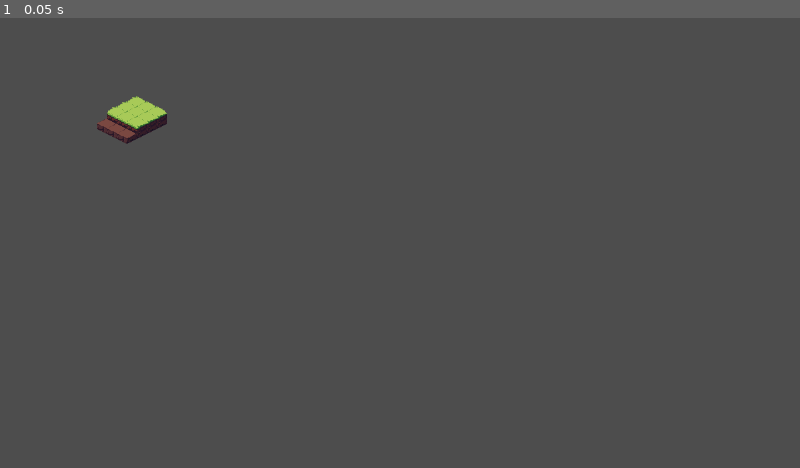
Above: before the commit, frame 1.
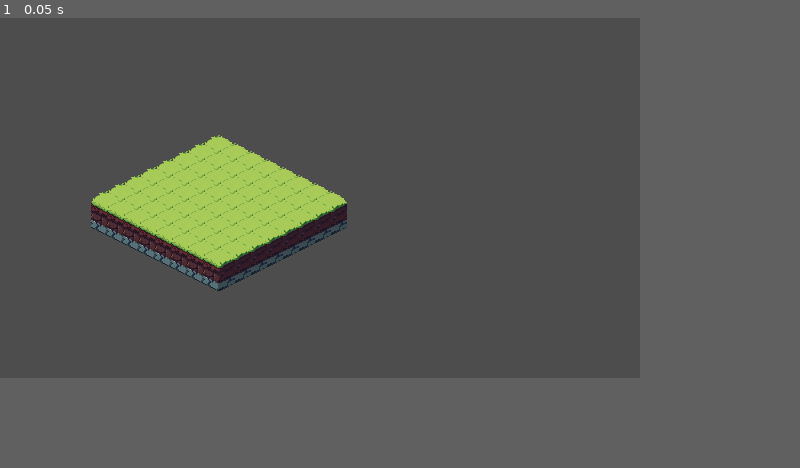
Above: after the commit, the same moment.

Repository: cinnamew/sillyhorrorgame
Game: Godot game, scene res://main.tscn
Same seed, same stepped clock (60 frames per second), same inputs: the game is played once before the commit and once after it.
Inputs:
- Up to frame 1 (0.05 s): no input
In our replay, the window is 800x450 before the commit and 640x360 after it. These sizes can differ from the game's own. Grey fills any space a smaller window leaves; there, only what the larger window draws over its background counts as a difference.

The runs differ from the first frame. In frame 1, 6.9% of the frame differs, in the area x 11-44%, y 17-61%.

Commit message:
Chunk Generator

Diff:
--- a/silly-horror-game/Scenes/tile_grid.gd
+++ b/silly-horror-game/Scenes/tile_grid.gd
@@ -7,31 +7,57 @@
 const BLOCK_HEIGHT = 16
 
 var layers = []
-var grid = [
-		   [[Tiles.TILE_DIRT, Tiles.TILE_DIRT, Tiles.TILE_DIRT],
-			[Tiles.TILE_DIRT, Tiles.TILE_DIRT, Tiles.TILE_DIRT],
-			[Tiles.TILE_DIRT, Tiles.TILE_DIRT, Tiles.TILE_DIRT],
-			[Tiles.TILE_DIRT, Tiles.TILE_DIRT, Tiles.TILE_DIRT]],
+var grid = []
 
-		   [[Tiles.TILE_GRASS, Tiles.TILE_GRASS, Tiles.TILE_GRASS],
-			[Tiles.TILE_GRASS, Tiles.TILE_GRASS, Tiles.TILE_GRASS],
-			[Tiles.TILE_GRASS, Tiles.TILE_GRASS, Tiles.TILE_GRASS]]
-			]
+var rng = RandomNumberGenerator.new()
 
 enum Tiles {
 	TILE_DIRT,
 	TILE_GRASS,
 	TILE_ICE,
+	TILE_STONE,
 }
 
 const tile_data = {
 	Tiles.TILE_DIRT: Vector2i(3,0),
-	Tiles.TILE_GRASS: Vector2i(0, 2)
+	Tiles.TILE_GRASS: Vector2i(0, 2),
+	Tiles.TILE_STONE: Vector2i(8, 5),
 }
 
 func _ready():
 	setup_layers()
+	generate_map()
 	render_grid()
+
+func generate_map():
+	print("Generating Map")
+	# Bedrock phase
+	var layer = []
+	for x in range(CHUNK_SIZE):
+		var row = []
+		for y in range(CHUNK_SIZE):
+			row.append(Tiles.TILE_STONE)
+		layer.append(row)
+	grid.append(layer)
+
+	# Dirt Layer
+	layer = []
+	for x in range(CHUNK_SIZE):
+		var row = []
+		for y in range(CHUNK_SIZE):
+			row.append(Tiles.TILE_DIRT)
+		layer.append(row)
+	grid.append(layer)
+
+	# Grass Layer
+	layer = []
+	for x in range(CHUNK_SIZE):
+		var row = []
+		for y in range(CHUNK_SIZE):
+			row.append(Tiles.TILE_GRASS)
+		layer.append(row)
+	grid.append(layer)
+
 
 func setup_layers():
 	layers.append($layer1)
--- a/silly-horror-game/project.godot
+++ b/silly-horror-game/project.godot
@@ -17,8 +17,9 @@
 
 [display]
 
-window/size/viewport_width=1280
-window/size/viewport_height=720
+window/size/viewport_width=640
+window/size/viewport_height=360
+window/size/mode=3
 window/stretch/mode="viewport"
 
 [gui]
